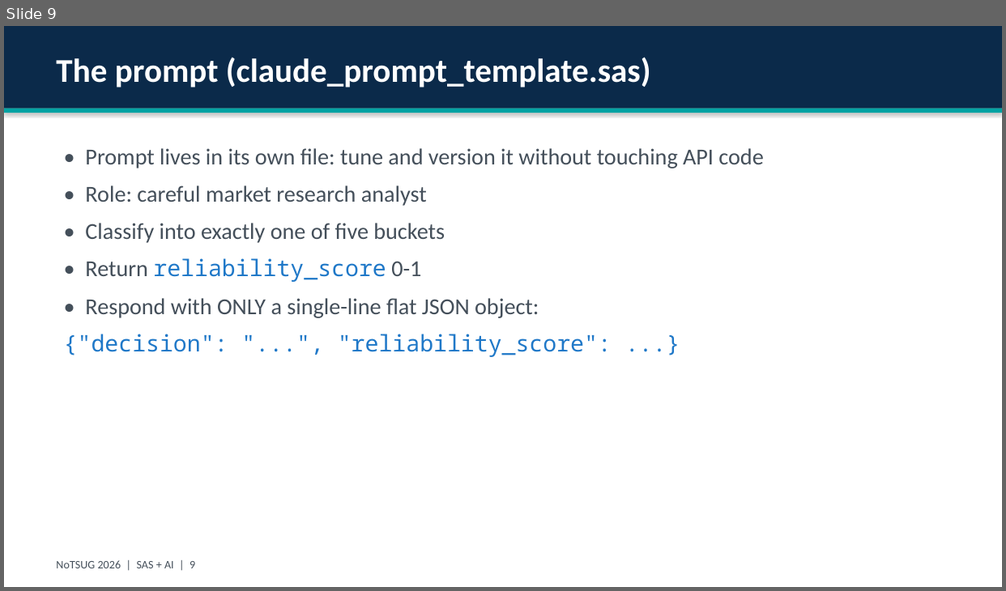
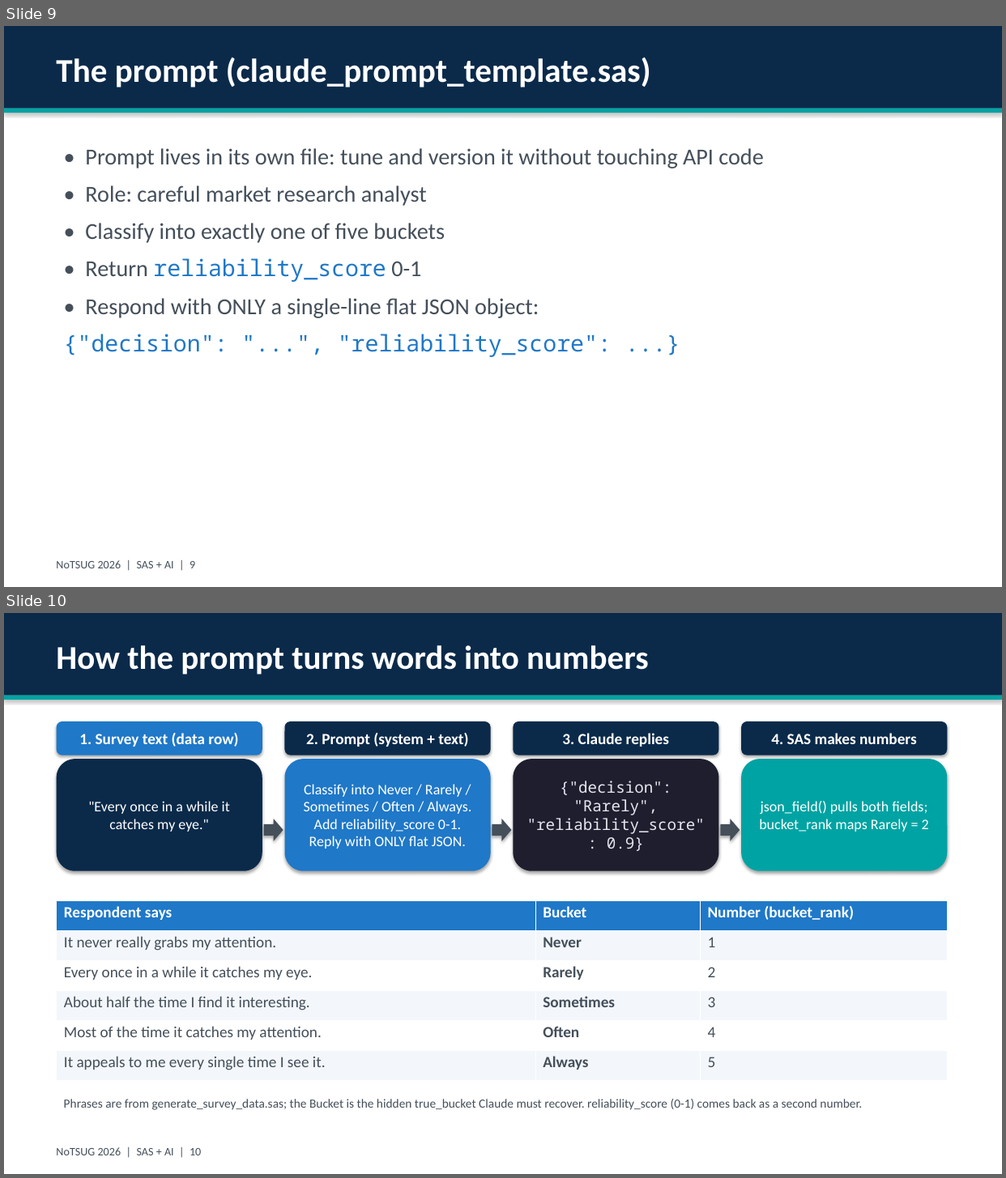
Before and after one commit to Anacreo/NoTSUG-2026-SAS-AI, a slide deck: presentation/NoTSUG-2026-SAS-AI.pptx. Shown one above the other, each under a label of ours: slide 9 before the commit, slides 9 and 10 after it. The pictures are 1006x591 and 1006x1178 pixels, drawn with LibreOffice and Linux fonts; fonts in the diff are those of the drawing. Boxes give left, top, right and bottom in pixels: in the first picture for what was removed or moved away, otherwise in the second. Text is boxed around its words. In the diff, an @@ line names an element or a change of style, - is before the commit and + after.

```diff
--- a/presentation/NoTSUG-2026-SAS-AI.pptx
+++ b/presentation/NoTSUG-2026-SAS-AI.pptx
@@ slide 10 added at [4,613,1002,1174], background #FFFFFF @@
@@ rectangle added at [4,613,1002,696], fill #0B2A4A @@
@@ text added at [56,645,649,675], 32 pt, text #FFFFFF, bold @@
+How the prompt turns words into numbers
@@ rectangle added at [4,696,1002,700], fill #00A3A3 @@
@@ rounded rectangle added at [57,722,262,756], fill #1F78C8, 15 pt, text #FFFFFF, bold @@
+1. Survey text (data row)
@@ rounded rectangle added at [285,722,491,756], fill #0B2A4A, 15 pt, text #FFFFFF, bold @@
+2. Prompt (system + text)
@@ rounded rectangle added at [513,722,719,756], fill #0B2A4A, 15 pt, text #FFFFFF, bold @@
+3. Claude replies
@@ rounded rectangle added at [741,722,948,756], fill #0B2A4A, 15 pt, text #FFFFFF, bold @@
+4. SAS makes numbers
@@ rounded rectangle added at [57,759,262,871], fill #0B2A4A, 14 pt, text #FFFFFF @@
+"Every once in a while it catches my eye."
@@ rounded rectangle added at [285,759,491,871], fill #1F78C8, 14 pt, text #FFFFFF @@
+Classify into Never / Rarely / Sometimes / Often / Always. Add reliability_score 0-1. Reply with ONLY flat JSON.
@@ rounded rectangle added at [513,759,719,871], fill #1E1E2E, 15 pt, text #E6E6F0 @@
+{"decision": "Rarely",
+"reliability_score": 0.9}
@@ rounded rectangle added at [741,759,948,871], fill #00A3A3, 14 pt, text #FFFFFF @@
+json_field() pulls both fields; bucket_rank maps Rarely = 2
@@ right arrow added at [264,819,283,841], fill #444F5A @@
@@ right arrow added at [492,819,512,841], fill #444F5A @@
@@ right arrow added at [720,819,740,841], fill #444F5A @@
@@ table added at [57,901,948,1081], 6 rows, 3 columns @@
+Respondent says | Bucket | Number (bucket_rank)
+It never really grabs my attention. | Never | 1
+Every once in a while it catches my eye. | Rarely | 2
+About half the time I find it interesting. | Sometimes | 3
+Most of the time it catches my attention. | Often | 4
+It appeals to me every single time I see it. | Always | 5
@@ text added at [64,1099,862,1110], 12 pt, text #444F5A @@
+Phrases are from generate_survey_data.sas; the Bucket is the hidden true_bucket Claude must recover. reliability_score (0-1) comes back as a second number.
@@ text added at [56,1148,201,1156], 11 pt, text #444F5A @@
+NoTSUG 2026 | SAS + AI | 10
```
Also in this commit, not shown: 14 slides changed, 1 other file.
